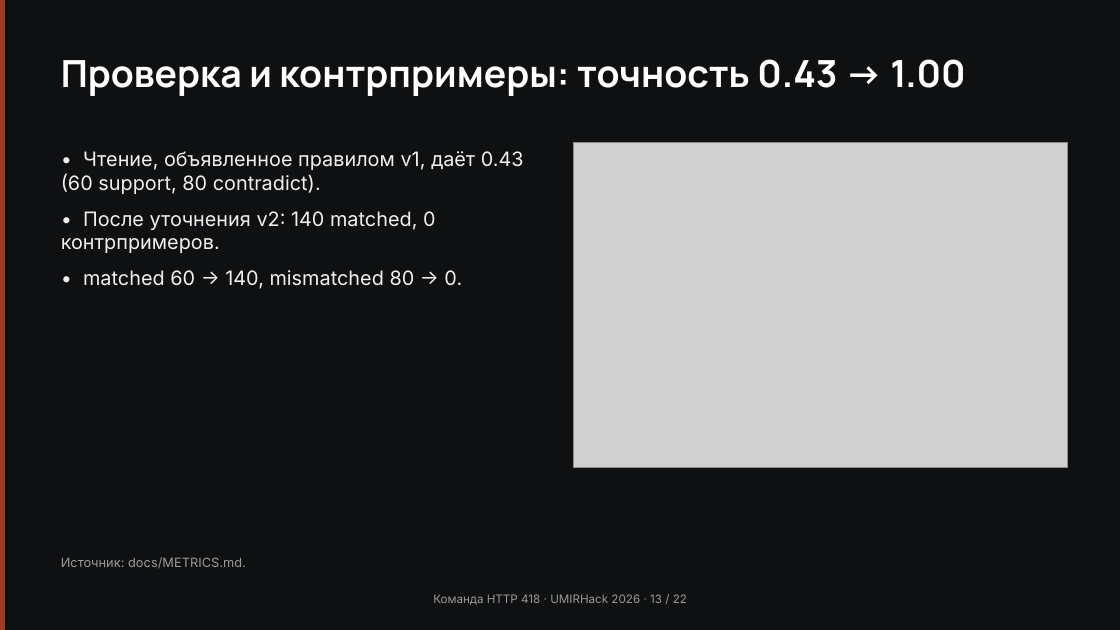
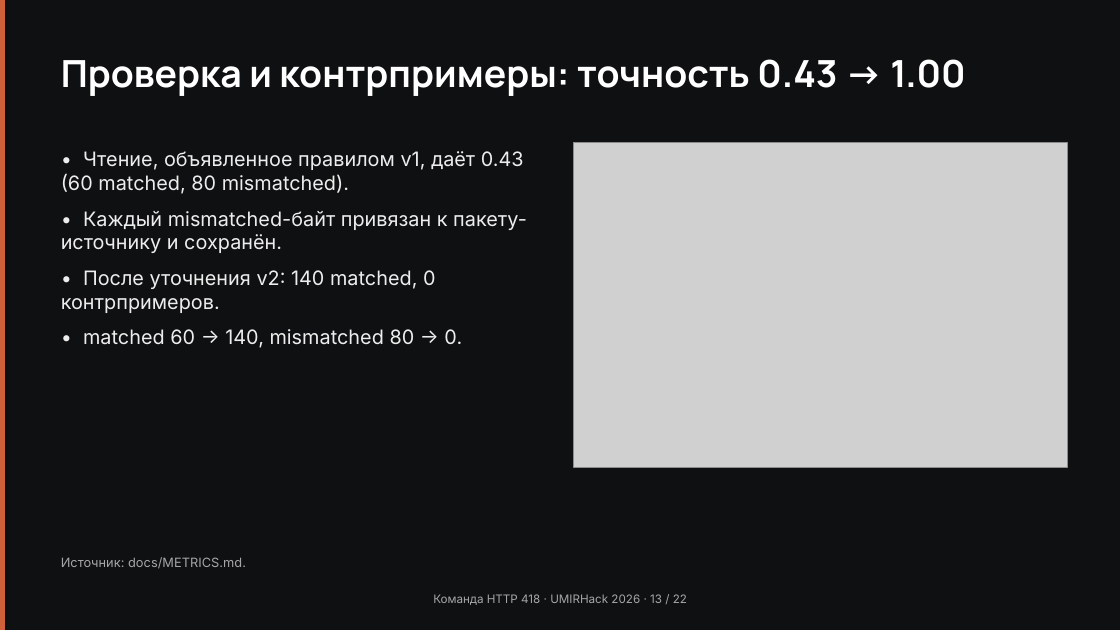
Before and after one commit to Pavel1778/madrigal-protocol-lab, a slide deck: slide 13 of presentation/slides.pptx. Drawn at 1120x630 pixels with LibreOffice and Linux fonts; fonts in the diff are those of the drawing; grey boxes stand for pictures. Boxes give left, top, right and bottom in pixels: in the first picture for what was removed or moved away, otherwise in the second. Text is boxed around its words. In the diff, an @@ line names an element or a change of style, - is before the commit and + after.

```diff
--- a/presentation/slides.pptx
+++ b/presentation/slides.pptx
@@ rectangle at (0, 0, 5, 630): fill #A2391D to #D0603A @@
@@ text at (61, 151, 527, 253): text changed; text colour #F0F0F0 to #EDEDED @@
-• Чтение, объявленное правилом v1, даёт 0.43 (60 support, 80 contradict).
+• Чтение, объявленное правилом v1, даёт 0.43 (60 matched, 80 mismatched).
+• Каждый mismatched-байт привязан к пакету-источнику и сохранён.
@@ text at (61, 270, 462, 348): text colour #F0F0F0 to #EDEDED in "• После уточнения v2: 140 matched, 0 ...", "• matched 60 → 140, mismatched 80 ..." @@
```
Also in this commit, not shown: 21 other slides changed, 38 other files.
